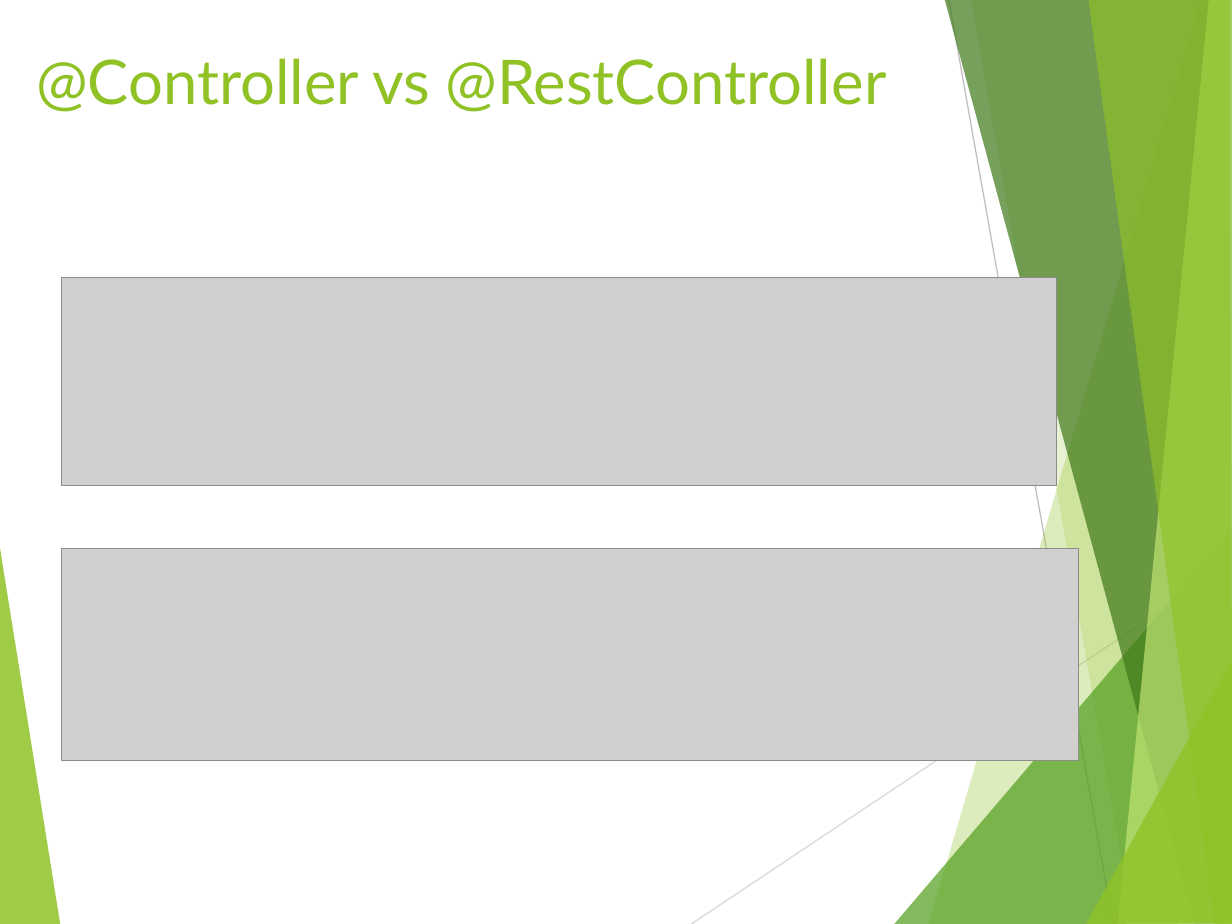
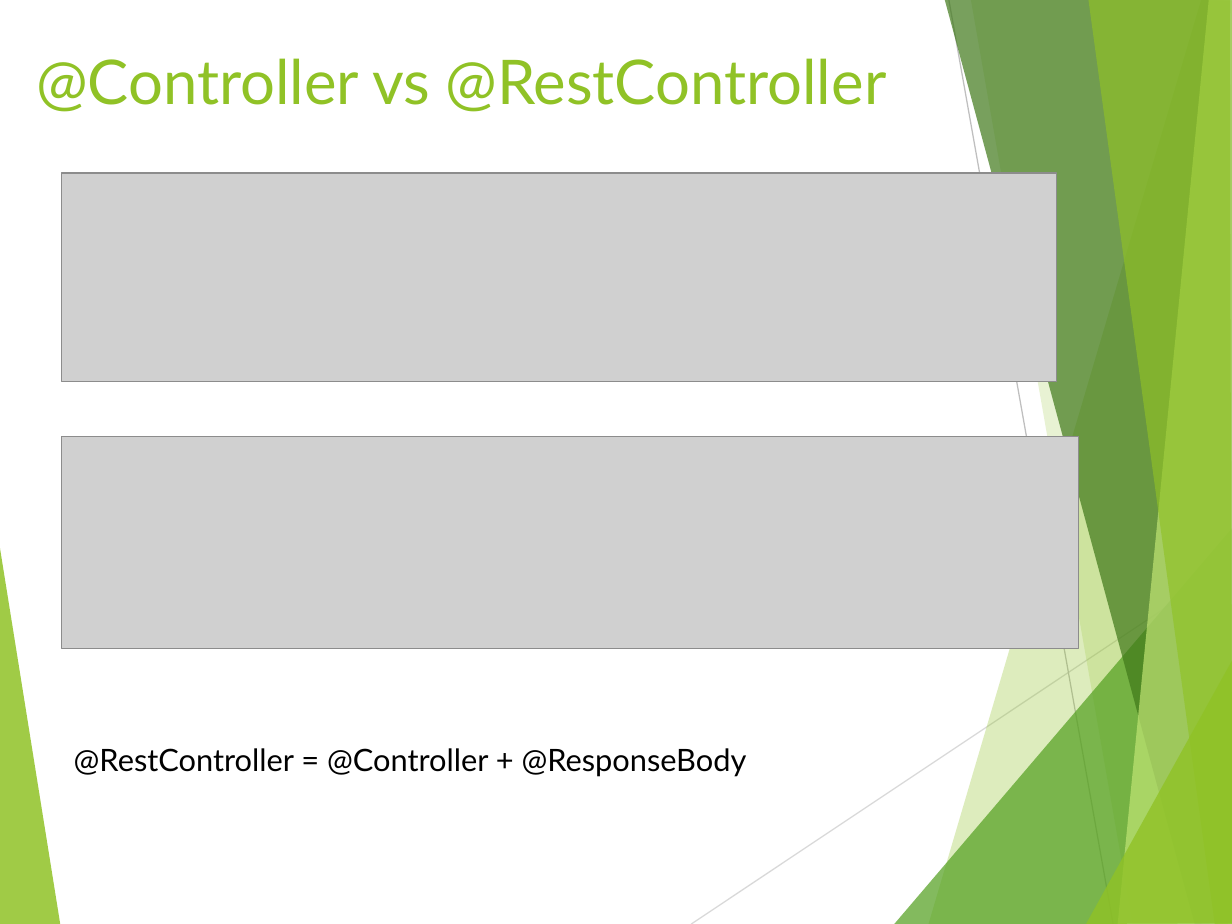
Before and after one commit to liqichen168/Course-May-2019, a slide deck: slide 11 of powerpoints/3_MVC.pptx (slide 12 before the commit). Drawn at 1232x924 pixels with LibreOffice and Linux fonts; fonts in the diff are those of the drawing; grey boxes stand for pictures. Boxes give left, top, right and bottom in pixels: in the first picture for what was removed or moved away, otherwise in the second. Text is boxed around its words. In the diff, an @@ line names an element or a change of style, - is before the commit and + after.

```diff
--- a/powerpoints/3_MVC.pptx
+++ b/powerpoints/3_MVC.pptx
@@ picture: place and size @@
-picture at <box>62,277,1057,485</box>
+picture at <box>62,174,1057,382</box>
@@ picture: place and size @@
-picture at <box>62,548,1078,760</box>
+picture at <box>62,436,1078,648</box>
@@ text added at <box>74,748,747,777</box>, 18 pt, text #000000 @@
+@RestController = @Controller + @ResponseBody
```
Also in this commit, not shown: 5 other slides changed, 7 slides added, 7 slides removed.
